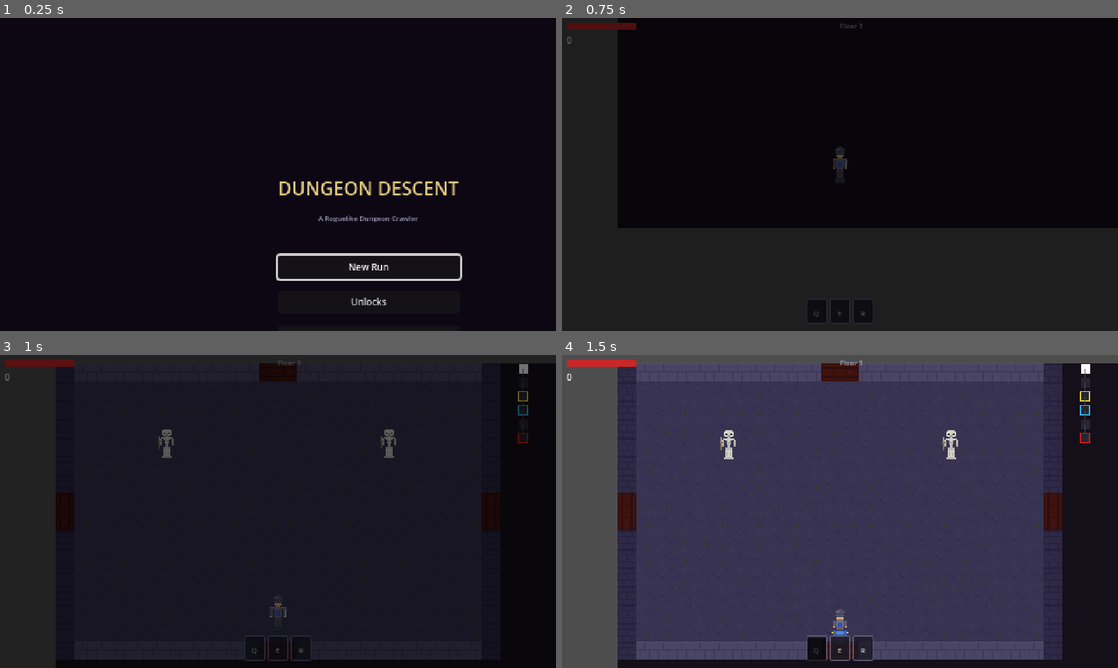
Above: before the commit, frames 1-4 (two rows, left to right).
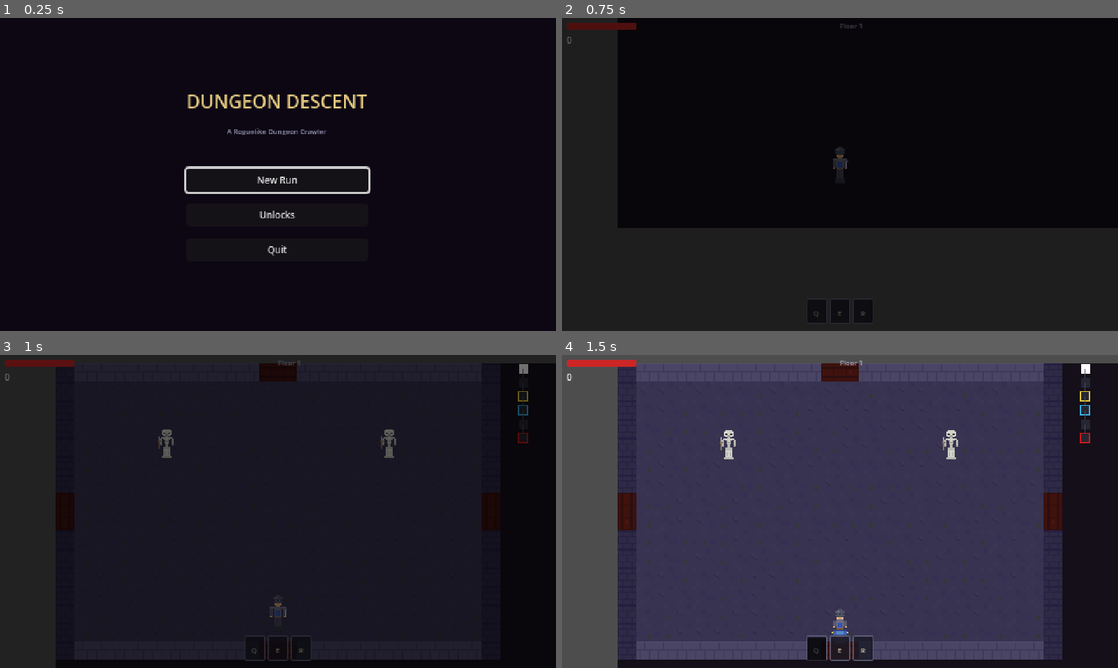
Above: after the commit, the same moments.

Repository: domaki7/2d-dungeon-crawler-roguelike
Game: Godot game, scene res://scenes/main/main.tscn
The game is run twice, just before and just after one commit, with the same random seed, the same clock (stepped at 60 frames per second) and the same inputs.
Inputs (mouse positions are in pixels of both pictures, inside the frame that each line leads up to):
- Up to frame 1 (0.25 s): no input
- Up to frame 2 (0.75 s): click "New Run" at 0.5 s
- Up to frame 3 (1 s): no input
- Up to frame 4 (1.5 s): move the mouse to (962, 495) at 1.27 s; hold D (move_right) from 1.28 s (still down); hold Q (ability_1) from 1.28 s (still down)

The runs differ from the first frame. In frame 1, 3.3% of the frame differs, in the area x 33-84%, y 24-92%; in frame 2, nothing differs; in frame 3, nothing differs; in frame 4, nothing differs.

Commit message:
fixed main menu

Diff:
--- a/scripts/ui/title_screen.gd
+++ b/scripts/ui/title_screen.gd
@@ -12,11 +12,14 @@
 	bg.mouse_filter = Control.MOUSE_FILTER_IGNORE
 	add_child(bg)
 
+	var center: CenterContainer = CenterContainer.new()
+	center.set_anchors_preset(Control.PRESET_FULL_RECT)
+	add_child(center)
+
 	var vbox: VBoxContainer = VBoxContainer.new()
-	vbox.set_anchors_preset(Control.PRESET_CENTER)
 	vbox.alignment = BoxContainer.ALIGNMENT_CENTER
 	vbox.add_theme_constant_override("separation", 10)
-	add_child(vbox)
+	center.add_child(vbox)
 
 	var title: Label = Label.new()
 	title.text = "DUNGEON DESCENT"
